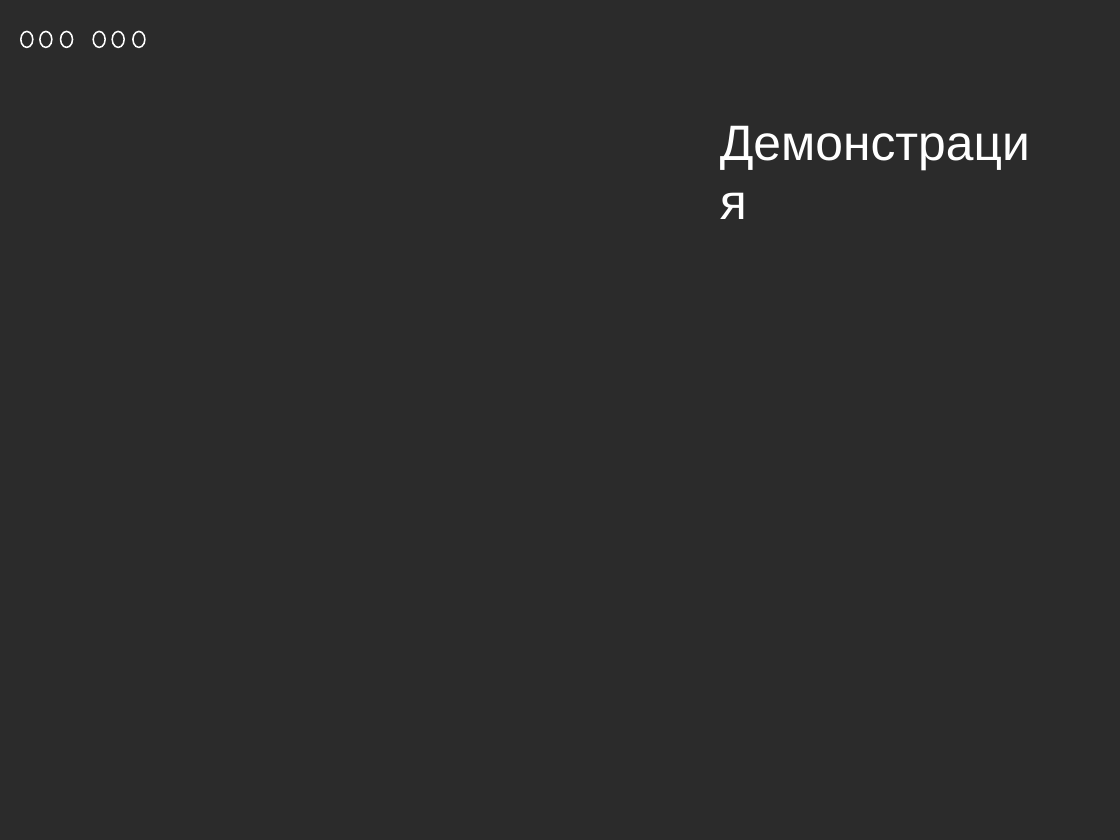
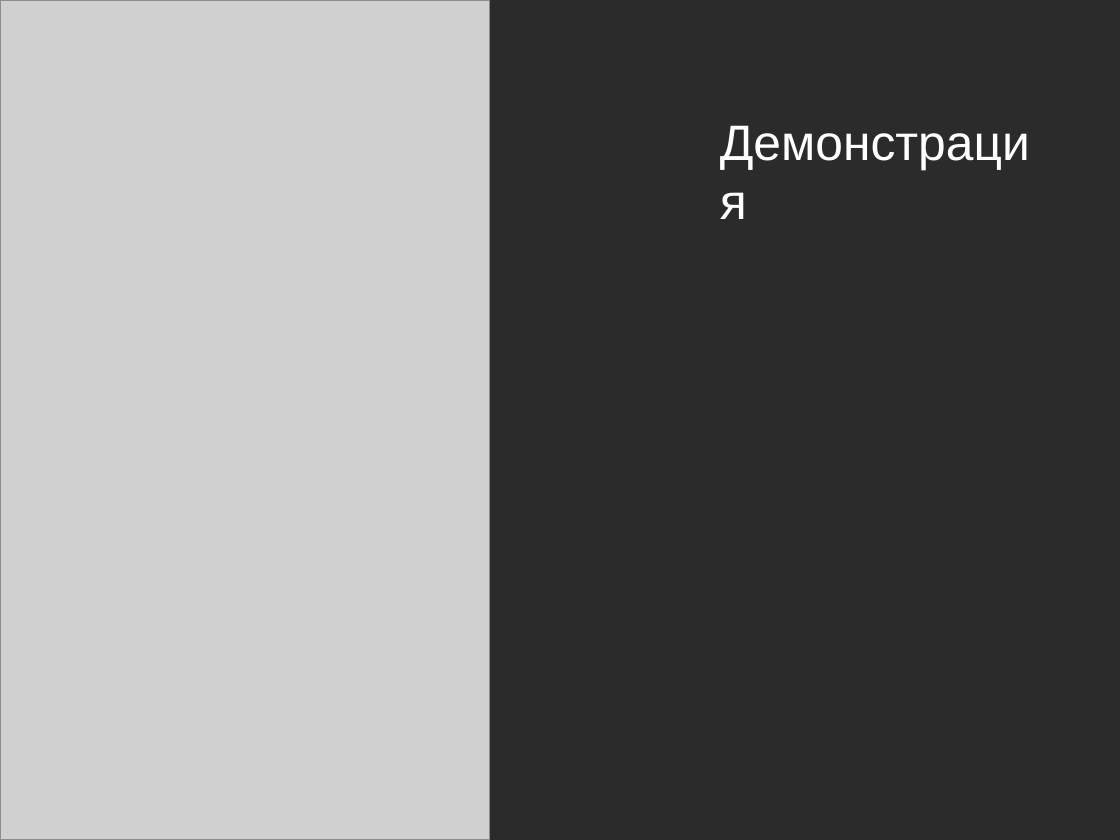
Before and after one commit to ProMix0/FinanceApp, a slide deck: slide 6 of Files/Презентация.pptx (slide 5 before the commit). Drawn at 1120x840 pixels with LibreOffice and Linux fonts; fonts in the diff are those of the drawing; grey boxes stand for pictures; background and template pictures are left out; a plain dark background stands for a picture behind light text. Boxes give left, top, right and bottom in pixels: in the first picture for what was removed or moved away, otherwise in the second. Text is boxed around its words. In the diff, an @@ line names an element or a change of style, - is before the commit and + after.

Commit message:
Presentation update

```diff
--- a/Files/Презентация.pptx
+++ b/Files/Презентация.pptx
@@ picture added at (0, 0, 489, 840) @@
@@ ellipse removed at (21, 32, 33, 48) @@
@@ ellipse removed at (40, 32, 52, 48) @@
@@ ellipse removed at (60, 32, 72, 48) @@
@@ ellipse removed at (92, 32, 105, 48) @@
@@ ellipse removed at (111, 32, 124, 48) @@
@@ ellipse removed at (133, 32, 145, 48) @@
```
Also in this commit, not shown: 1 slide added, 1 other file.
